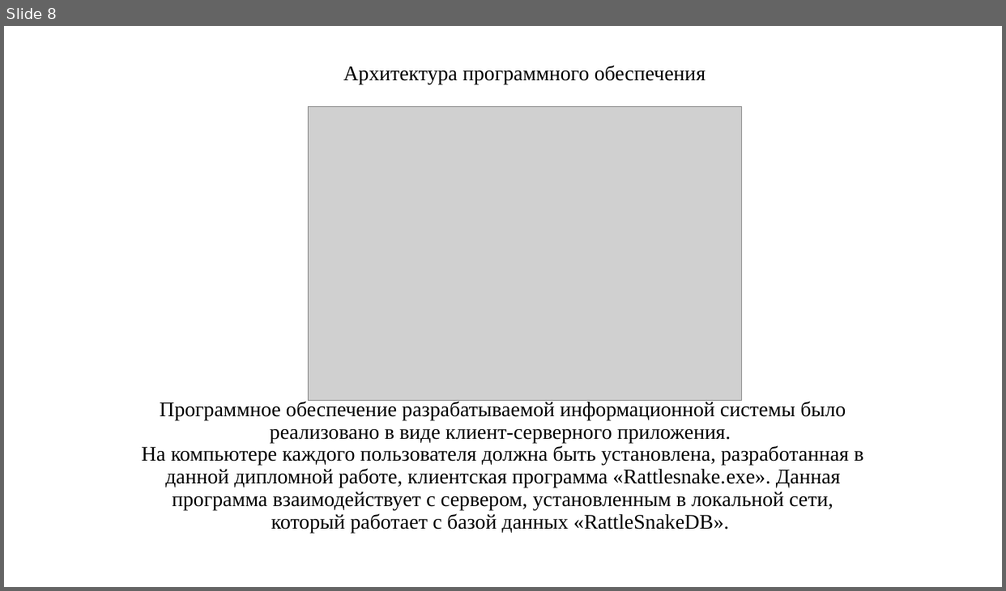
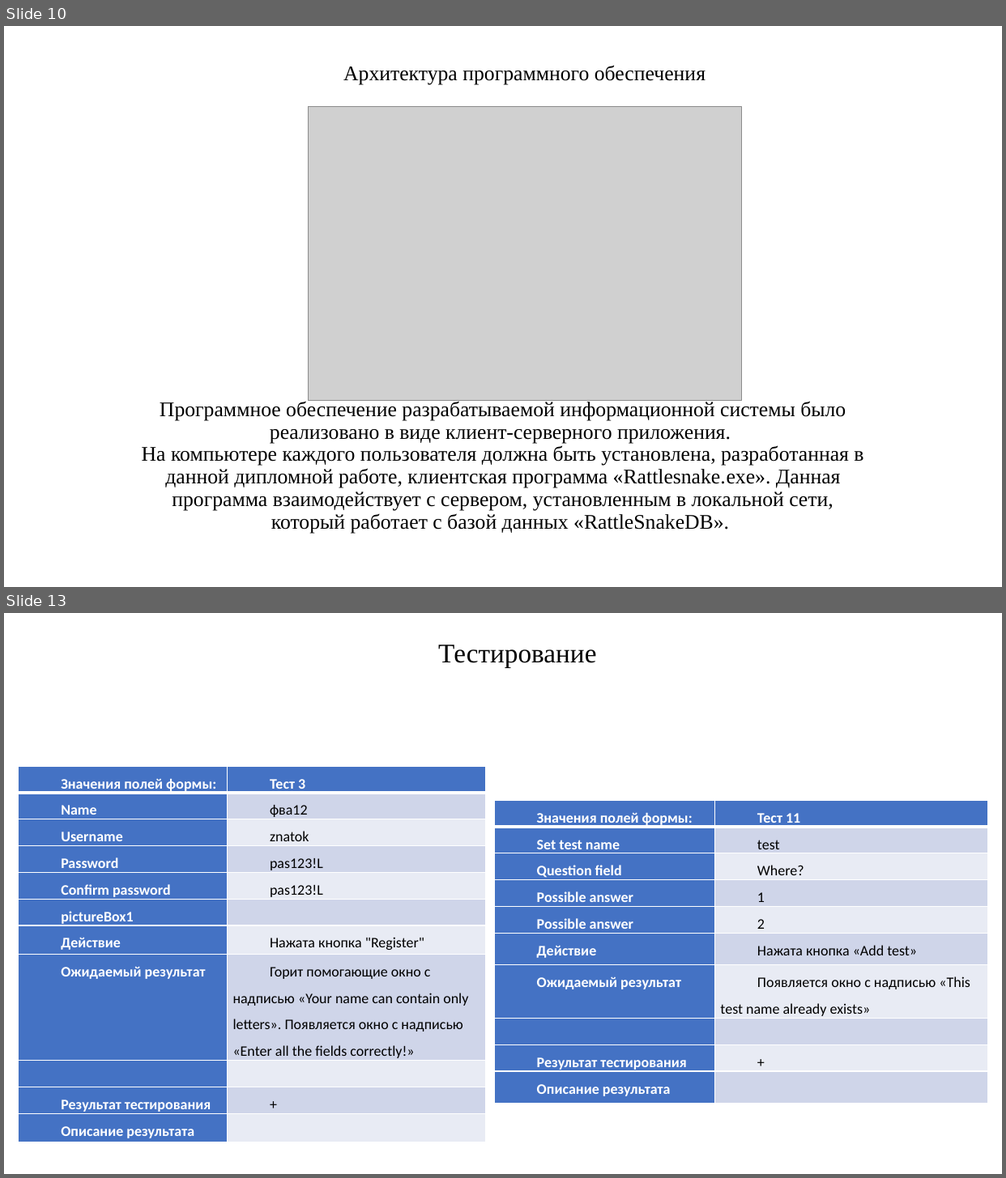
Before and after one commit to notcrimson/diploma, a slide deck: Презентация для защиты.pptx. Shown one above the other, each under a label of ours: slide 8 before the commit, slides 10 and 13 after it; the slides between them are not shown. The pictures are 1006x591 and 1006x1178 pixels, drawn with LibreOffice and Linux fonts; fonts in the diff are those of the drawing; grey boxes stand for pictures. Boxes give left, top, right and bottom in pixels: in the first picture for what was removed or moved away, otherwise in the second. Text is boxed around its words. In the diff, an @@ line names an element or a change of style, - is before the commit and + after.

```diff
--- a/Презентация для защиты.pptx
+++ b/Презентация для защиты.pptx
@@ slide 13 added at [4, 613, 1002, 1174], background #FFFFFF @@
@@ subtitle added at [438, 645, 596, 668], 25.9 pt, text #000000 @@
+Тестирование
@@ table added at [19, 766, 485, 1142], 11 rows, 2 columns @@
+Значения полей формы: | Тест 3
+Name | фва12
+Username | znatok
+Password | pas123!L
+Confirm password | pas123!L
+pictureBox1 | 
+Действие | Нажата кнопка "Register"
+Ожидаемый результат | Горит помогающие окно с надписью «Your name can contain only letters». Появляется окно с надписью «Enter all the fields correctly!»
+ | 
+Результат тестирования | +
+Описание результата | 
@@ table added at [494, 800, 987, 1100], 10 rows, 2 columns @@
+Значения полей формы: | Тест 11
+Set test name | test
+Question field | Where?
+Possible answer | 1
+Possible answer | 2
+Действие | Нажата кнопка «Add test»
+Ожидаемый результат | Появляется окно с надписью «This test name already exists»
+ | 
+Результат тестирования | +
+Описание результата | 
@@ what was slide 8 is now slide 10 @@
```
Also in this commit, not shown: 5 other slides added, 1 slide removed, 18 other files.
